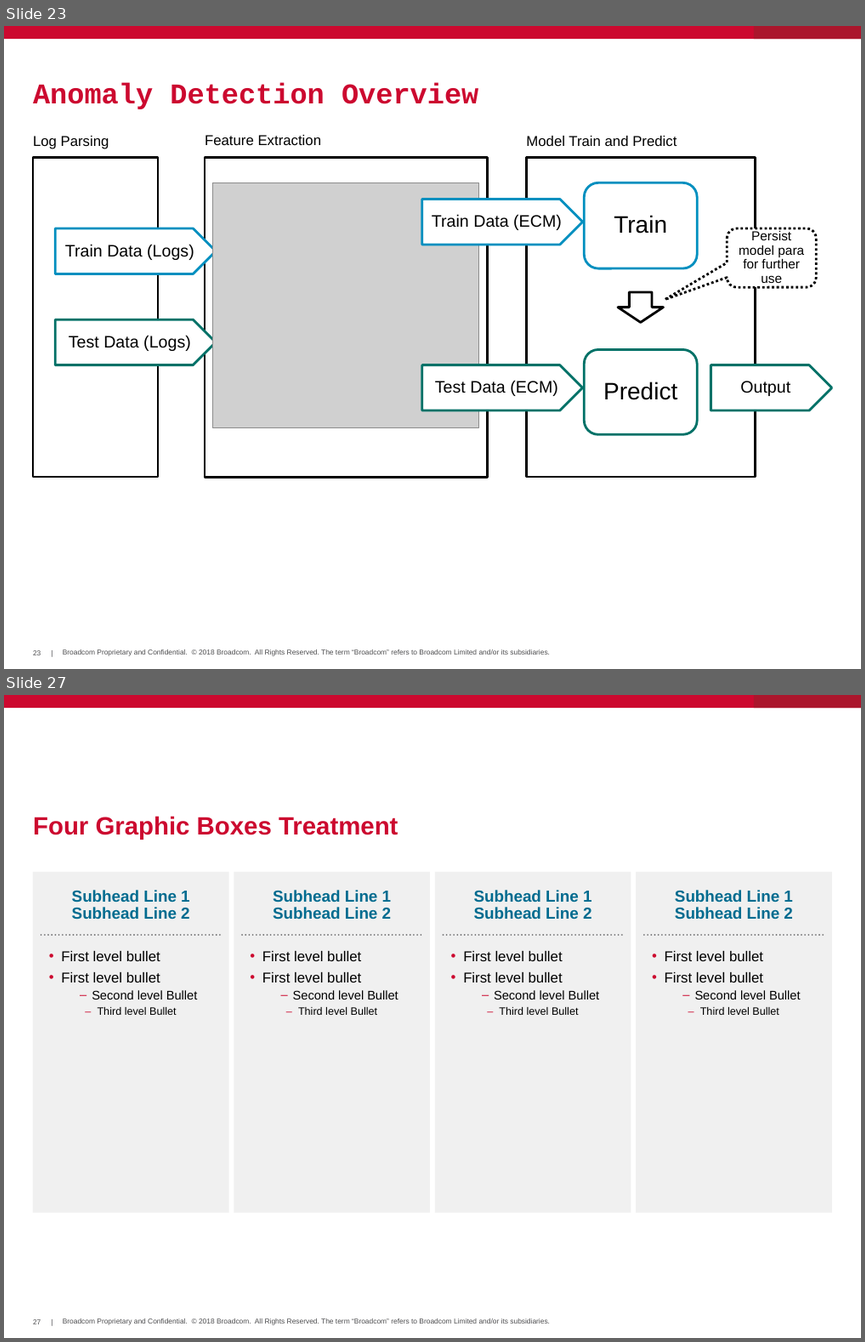
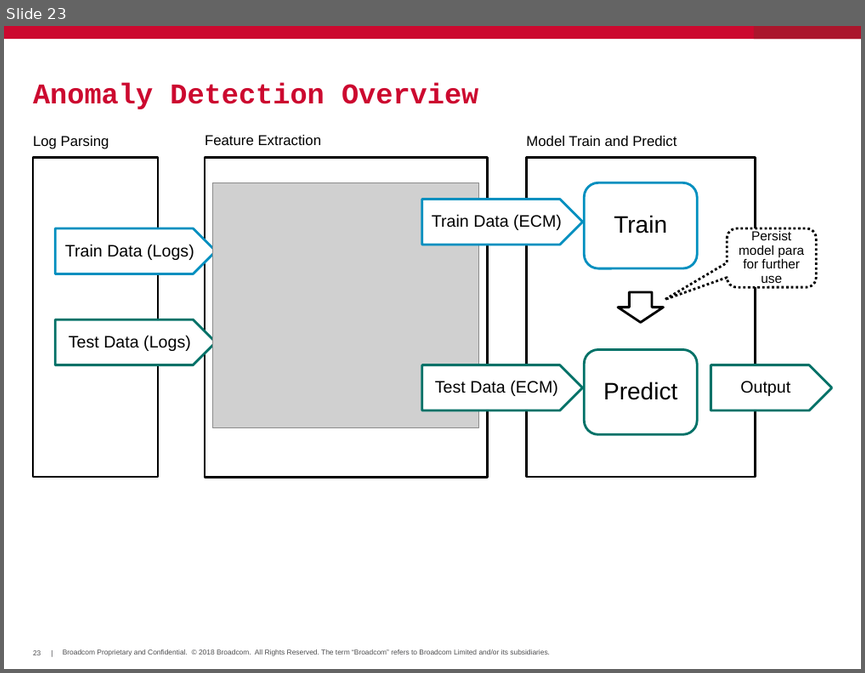
Before and after one commit to hayhan/loganalyzer, a slide deck: papers/LogAnalyzerIntro.pptx. Shown one above the other, each under a label of ours: slides 23 and 27 before the commit, slide 23 after it; the slides between them are not shown. The pictures are 865x1342 and 865x673 pixels, drawn with LibreOffice and Linux fonts; fonts in the diff are those of the drawing; grey boxes stand for pictures; background and template pictures are left out. Boxes give left, top, right and bottom in pixels: in the first picture for what was removed or moved away, otherwise in the second. Text is boxed around its words. In the diff, an @@ line names an element or a change of style, - is before the commit and + after.

```diff
--- a/papers/LogAnalyzerIntro.pptx
+++ b/papers/LogAnalyzerIntro.pptx
@@ slide 27 removed at (4,695,861,1338), background #FFFFFF; not listed: 5 template elements that a slide beside it also shows @@
@@ title removed at (33,816,398,839) @@
-Four Graphic Boxes Treatment
@@ rectangle removed at (33,872,229,1213) @@
-Subhead Line 1
-Subhead Line 2
-• First level bullet
-• First level bullet
-  – Second level Bullet
-    – Third level Bullet
@@ rectangle removed at (234,872,430,1213) @@
-Subhead Line 1
-Subhead Line 2
-• First level bullet
-• First level bullet
-  – Second level Bullet
-    – Third level Bullet
@@ rectangle removed at (435,872,631,1213) @@
-Subhead Line 1
-Subhead Line 2
-• First level bullet
-• First level bullet
-  – Second level Bullet
-    – Third level Bullet
@@ rectangle removed at (636,872,832,1213) @@
-Subhead Line 1
-Subhead Line 2
-• First level bullet
-• First level bullet
-  – Second level Bullet
-    – Third level Bullet
@@ line removed from (41, 935) to (221, 935) @@
@@ line removed from (242, 935) to (422, 935) @@
@@ line removed from (443, 935) to (623, 935) @@
@@ line removed from (644, 935) to (824, 935) @@
```
Also in this commit, not shown: 2 slides changed, 9 slides added, 13 other slides removed.
